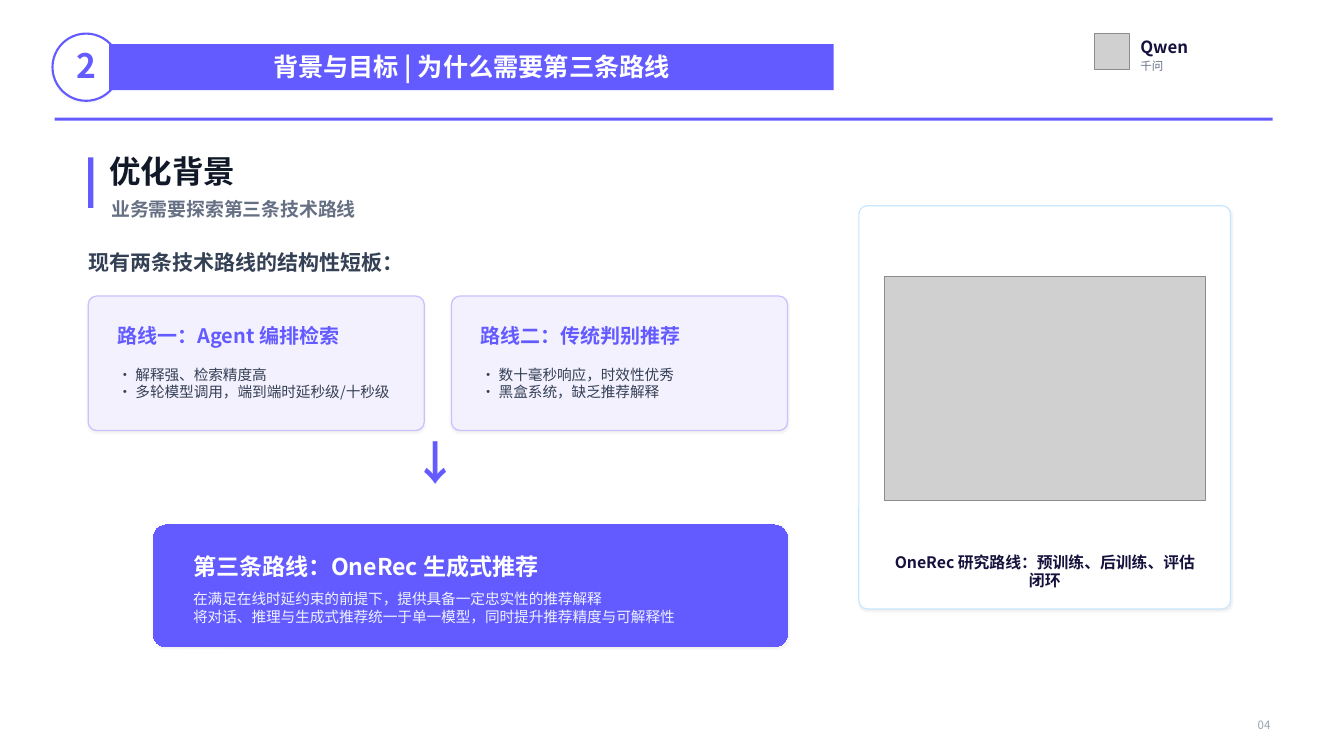
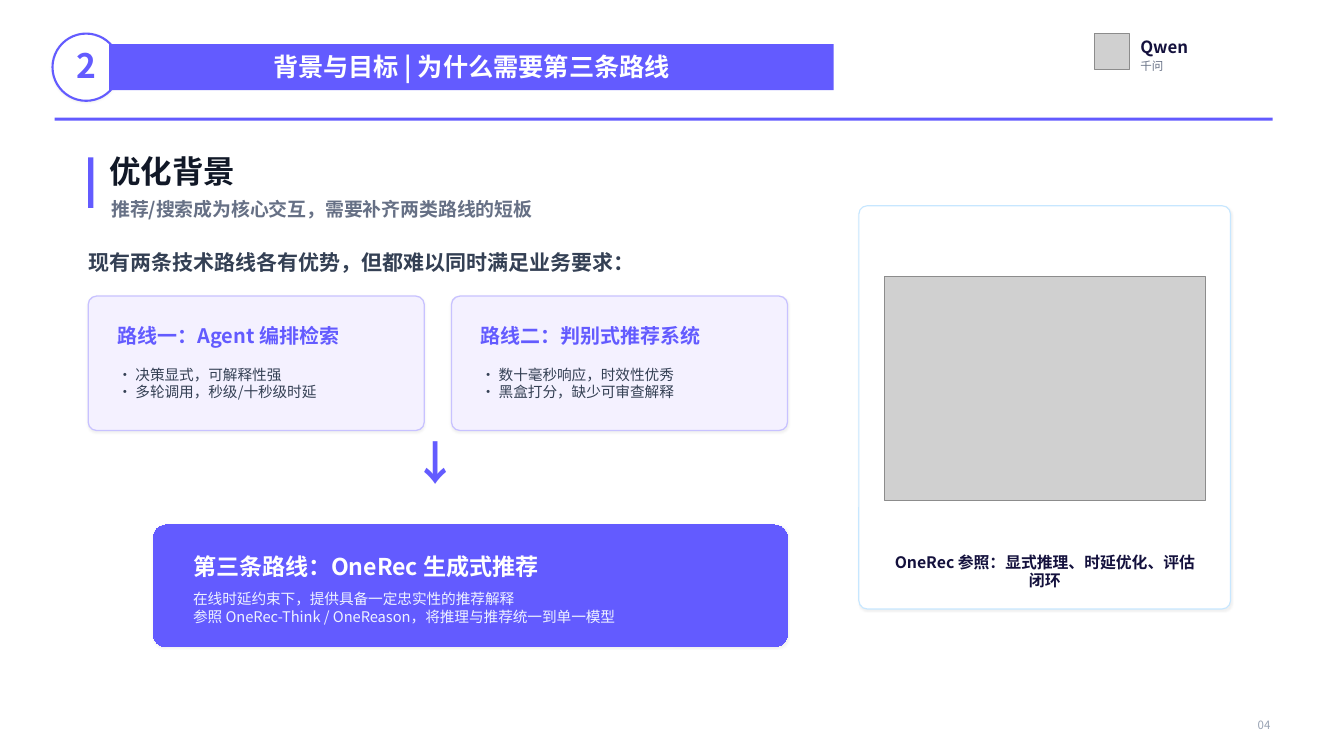
Before and after one commit to lisiaoliao/tequila_presentations, a slide deck: slide 2 of output/sections/02-背景与目标.pptx. Drawn at 1344x756 pixels with LibreOffice and Linux fonts; fonts in the diff are those of the drawing; grey boxes stand for pictures. Boxes give left, top, right and bottom in pixels: in the first picture for what was removed or moved away, otherwise in the second. Text is boxed around its words. In the diff, an @@ line names an element or a change of style, - is before the commit and + after.

```diff
--- a/output/sections/02-背景与目标.pptx
+++ b/output/sections/02-背景与目标.pptx
@@ text at (111, 200, 532, 220): text changed @@
-业务需要探索第三条技术路线
+推荐/搜索成为核心交互，需要补齐两类路线的短板
@@ text at (88, 252, 634, 273): text changed @@
-现有两条技术路线的结构性短板：
+现有两条技术路线各有优势，但都难以同时满足业务要求：
@@ text at (481, 326, 701, 345): text changed @@
-路线二：传统判别推荐
+路线二：判别式推荐系统
@@ text at (135, 367, 316, 400): text changed @@
-• 解释强、检索精度高
-• 多轮模型调用，端到端时延秒级/十秒级
+• 决策显式，可解释性强
+• 多轮调用，秒级/十秒级时延
@@ text at (499, 384, 674, 399): text changed @@
-• 黑盒系统，缺乏推荐解释
+• 黑盒打分，缺少可审查解释
@@ text at (895, 554, 1195, 588): text changed @@
-OneRec 研究路线：预训练、后训练、评估闭环
+OneRec 参照：显式推理、时延优化、评估闭环
@@ text at (193, 591, 615, 623): text changed @@
-在满足在线时延约束的前提下，提供具备一定忠实性的推荐解释
-将对话、推理与生成式推荐统一于单一模型，同时提升推荐精度与可解释性
+在线时延约束下，提供具备一定忠实性的推荐解释
+参照 OneRec-Think / OneReason，将推理与推荐统一到单一模型
```
Also in this commit, not shown: 2 other slides changed, 34 other files.
